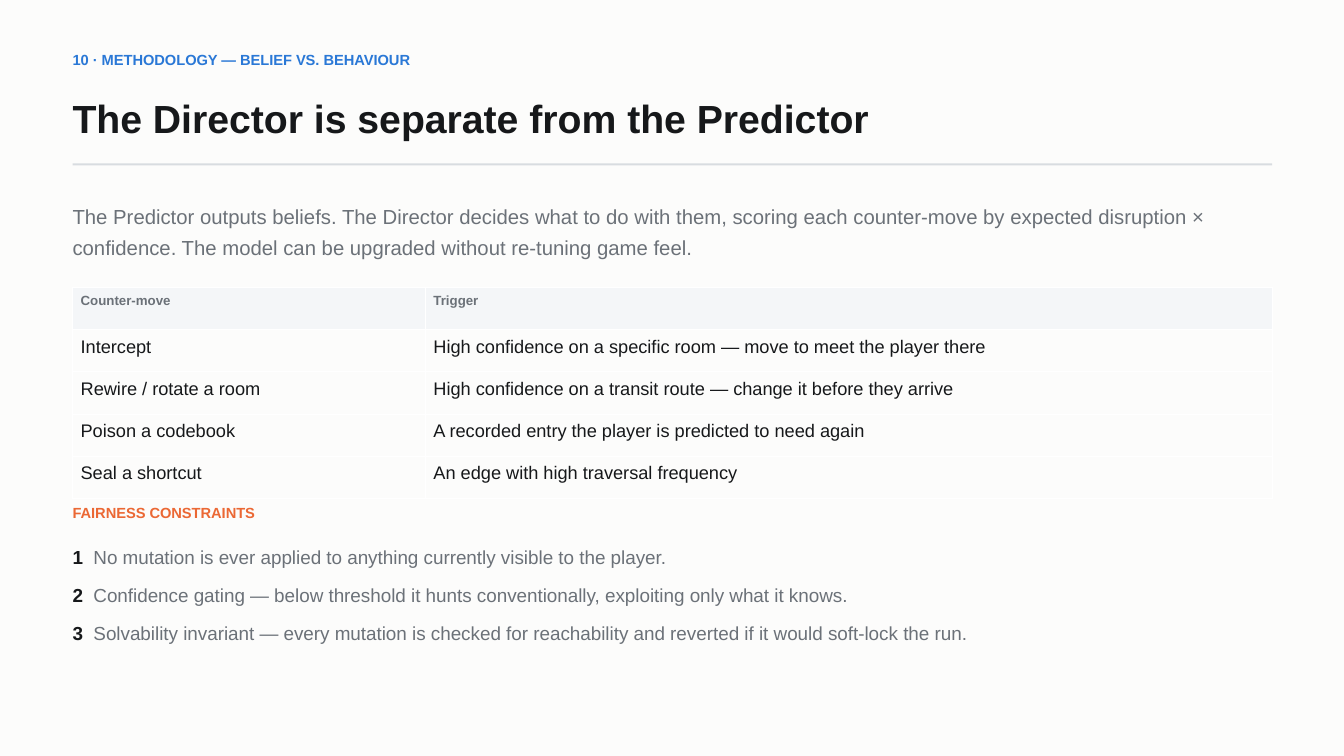
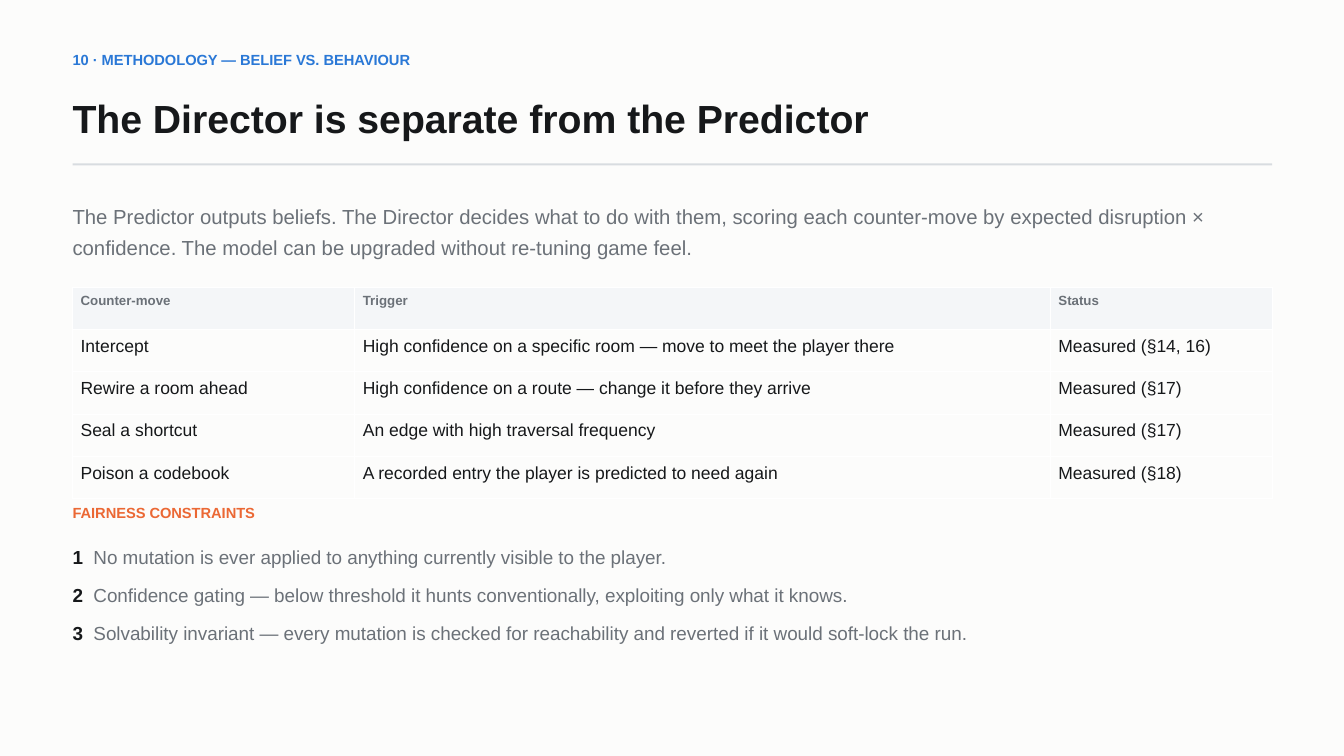
Before and after one commit to Sh1v4mKum4r/parity, a slide deck: slide 12 of docs/PARITY-review-deck.pptx. Drawn at 1344x756 pixels with LibreOffice and Linux fonts; fonts in the diff are those of the drawing. Boxes give left, top, right and bottom in pixels: in the first picture for what was removed or moved away, otherwise in the second. Text is boxed around its words. In the diff, an @@ line names an element or a change of style, - is before the commit and + after.

Commit message:
Implement the Director's full counter-move set and verify it
The documented four counter-moves were not all wired up: rewire() and seal_door()
existed but were never called, choose_sabotage() was never called in any measured
experiment, and the confidence gate defaulted to off. The report also claimed unit
tests that did not exist.

- FullDirector: intercept, seal, rewire, poison, scored by expected disruption x
  confidence, with the fairness rules enforced in code rather than documented
- HabitualBot rewritten to navigate by shortest path so world edits actually bite
- E5: world editing raises objective cost by 60% (15.7 -> 25.2 moves per lap)
- E6: targeted sabotage shows NO advantage under uniform reliance, 12% under
  uneven reliance -- reported as a conditional result
- test_invariants.py: 9 invariants over 25 facilities, all passing
- Demo gains all four counter-moves with live counters
- All figures, report and deck regenerated from metrics.json

```diff
--- a/docs/PARITY-review-deck.pptx
+++ b/docs/PARITY-review-deck.pptx
@@ table at (x1=73, y1=287, x2=1272, y2=499) @@
-column 1: Counter-move | Intercept | Rewire / rotate a room | Poison a codebook | Seal a shortcut
-column 2: Trigger | High confidence on a specific room — move to meet the player there | High confidence on a transit route — change it before they arrive | A recorded entry the player is predicted to need again | An edge with high traversal frequency
+column 1: Counter-move | Intercept | Rewire a room ahead | Seal a shortcut | Poison a codebook
+column 2: Trigger | High confidence on a specific room — move to meet the player there | High confidence on a route — change it before they arrive | An edge with high traversal frequency | A recorded entry the player is predicted to need again
+column 3: Status | Measured (§14, 16) | Measured (§17) | Measured (§17) | Measured (§18)
```
Also in this commit, not shown: 6 other slides changed, 3 slides added, 15 other files.
